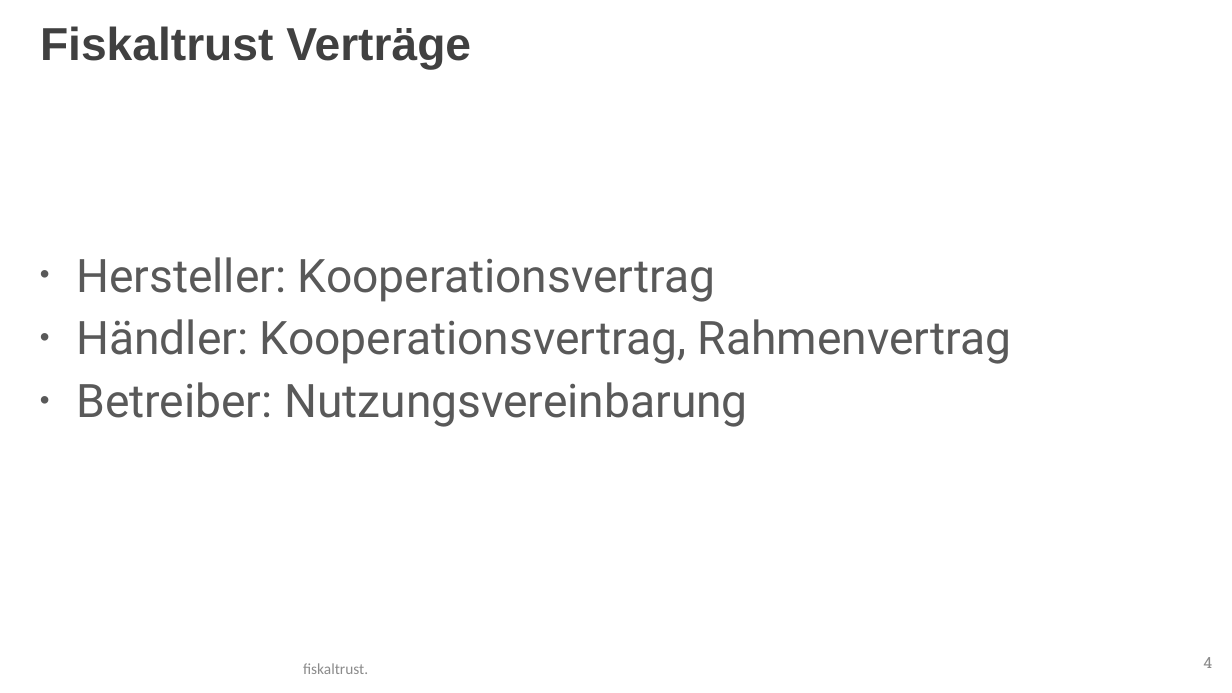
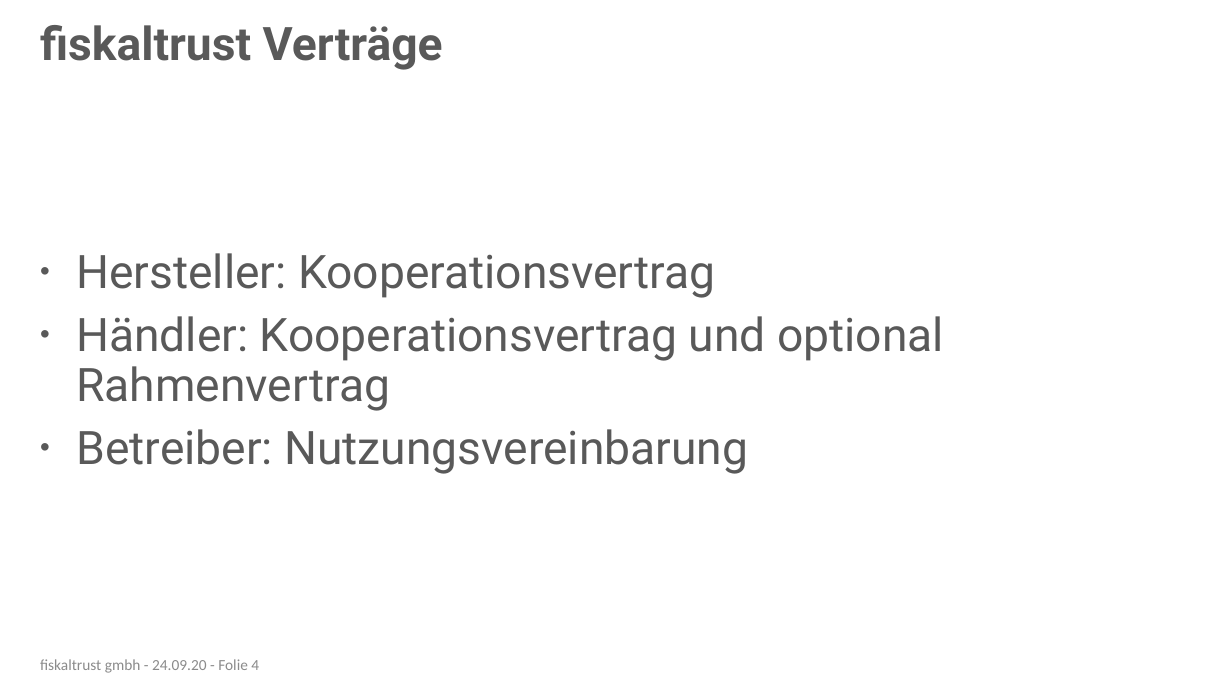
Before and after one commit to fiskaltrust/productdescription-de-doc, a slide deck: slide 4 of for-posdealers/presentation/sales/media/posdealer-sales-rollout.pptx. Drawn at 1232x693 pixels with LibreOffice and Linux fonts; fonts in the diff are those of the drawing; background and template pictures are left out. Boxes give left, top, right and bottom in pixels: in the first picture for what was removed or moved away, otherwise in the second. Text is boxed around its words. In the diff, an @@ line names an element or a change of style, - is before the commit and + after.

```diff
--- a/for-posdealers/presentation/sales/media/posdealer-sales-rollout.pptx
+++ b/for-posdealers/presentation/sales/media/posdealer-sales-rollout.pptx
@@ title at <box>40,25,443,70</box>: text changed; font Arial to Roboto; text colour #404040 to #595959 @@
-Fiskaltrust Verträge
+fiskaltrust Verträge
@@ text at <box>76,316,944,411</box>: text changed @@
-• Händler: Kooperationsvertrag, Rahmenvertrag
+• Händler: Kooperationsvertrag und optional Rahmenvertrag
@@ text added at <box>40,659,259,673</box>, 12 pt, text #8C8C8C @@
+fiskaltrust gmbh - 24.09.20 - Folie 4
@@ page number removed at <box>1203,657,1212,668</box> @@
-4
@@ text removed at <box>303,663,368,674</box> @@
-fiskaltrust.
```
Also in this commit, not shown: 13 other slides changed, 6 slides added, 2 slides removed, 13 other files.
